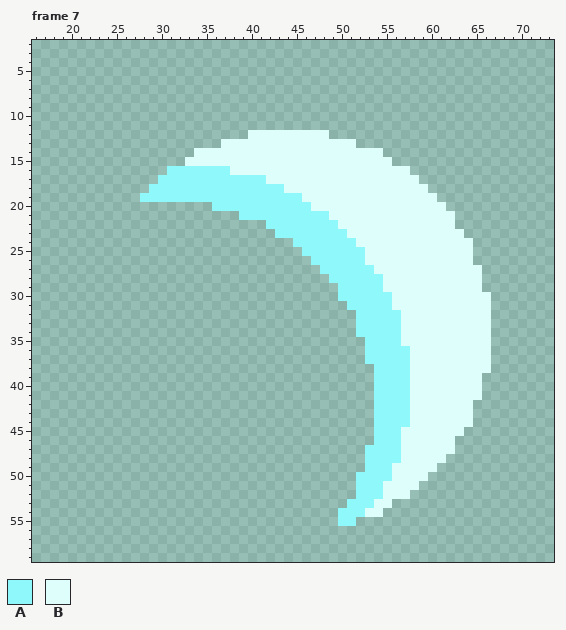
One commit to this pixel-art file: Aseprite/LaserSword_Attack2.aseprite. Above, as it was before the edit.
75x64 pixels, 8 frames. Shown: frame 7: x 16..73, y 2..59. The commit also changed other frames, which this record leaves out.
Palette (. is transparent): A #8ff8fa  B #ddfefb
After:
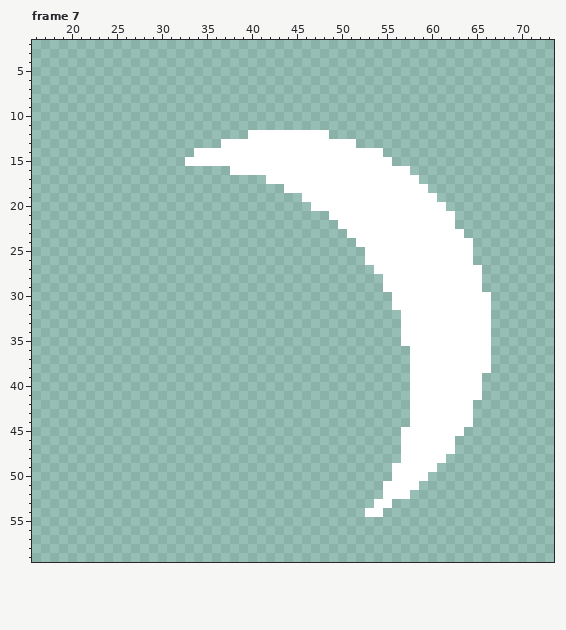
Difference:
layer "Vfx" now hidden
layer "Emission" added
colour B: #ddfefb -> #ffffff
Frame 7:
y 16: x 31..37 AAAAAAA -> .......
y 17: x 30..41 AAAAAAAAAAAA -> ............
y 18: x 29..43 AAAAAAAAAAAAAAA -> ...............
y 19: x 28..45 AAAAAAAAAAAAAAAAAA -> ..................
y 20: x 36..46 AAAAAAAAAAA -> ...........
y 21: x 39..48 AAAAAAAAAA -> ..........
y 22: x 42..49 AAAAAAAA -> ........
y 23: x 43..50 AAAAAAAA -> ........
y 24: x 45..51 AAAAAAA -> .......
y 25: x 46..52 AAAAAAA -> .......
y 26: x 47..52 AAAAAA -> ......
y 27: x 48..53 AAAAAA -> ......
y 28: x 49..54 AAAAAA -> ......
y 29: x 50..54 AAAAA -> .....
y 30: x 50..55 AAAAAA -> ......
y 31: x 51..55 AAAAA -> .....
y 32..34: x 52..56 AAAAA -> .....
y 35: x 53..56 AAAA -> ....
y 36..37: x 53..57 AAAAA -> .....
y 38..44: x 54..57 AAAA -> ....
y 45..46: x 54..56 AAA -> ...
y 47..48: x 53..56 AAAA -> ....
y 49: x 53..55 AAA -> ...
y 50: x 52..55 AAAA -> ....
y 51..52: x 52..54 AAA -> ...
y 53: x 51..53 AAA -> ...
y 54: x 50..52 AAA -> ...
y 55: x 50..51 AA -> ..
Boxes around the changes in both pictures, in picture pixels (x1, y1, x2, y2):
changed: (140, 130, 491, 526)
